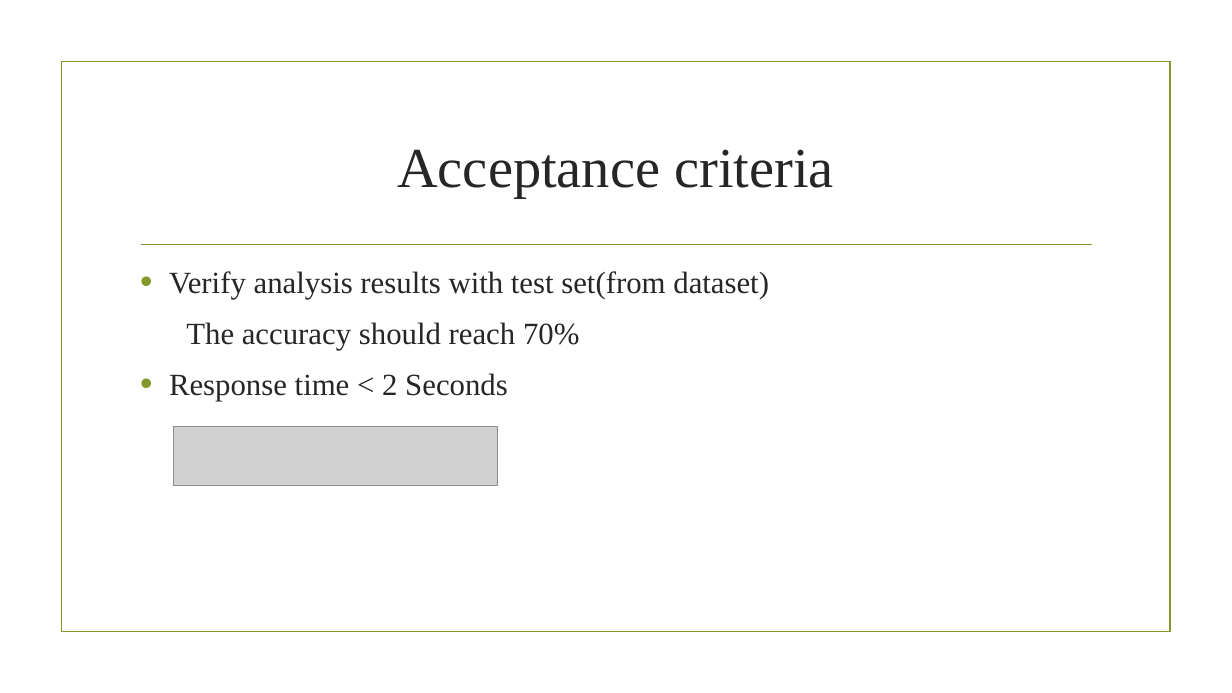
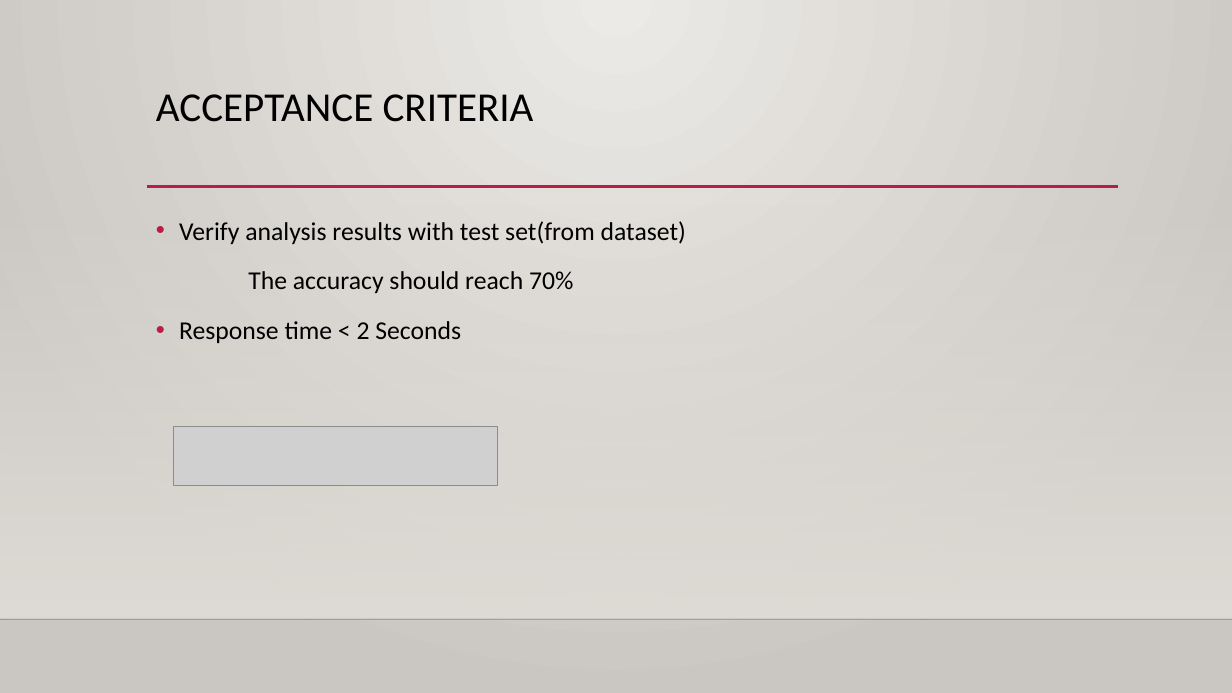
Before and after one commit to MAQI-SHI/CSYE-7200-Final-Project-Team-6, a slide deck: slide 16 of finalPresentation.pptx (slide 12 before the commit). Drawn at 1232x693 pixels with LibreOffice and Linux fonts; fonts in the diff are those of the drawing; grey boxes stand for pictures; background and template pictures are left out. Boxes give left, top, right and bottom in pixels: in the first picture for what was removed or moved away, otherwise in the second. Text is boxed around its words. In the diff, an @@ line names an element or a change of style, - is before the commit and + after.

```diff
--- a/finalPresentation.pptx
+++ b/finalPresentation.pptx
@@ background picture (left out) to gradient #ECEAE7 to #CAC7C1 @@
@@ title "ACCEPTANCE CRITERIA" at box(156, 94, 534, 122): vertical alignment middle to top @@
@@ title at box(156, 94, 534, 122): text changed; size 44 to 32 pt; font Times New Roman to Calibri; text colour #262626 to #000000 @@
-Acceptance criteria
+ACCEPTANCE CRITERIA
@@ rectangle: place and size @@
-rectangle at box(61, 62, 1170, 632)
+rectangle at box(0, 204, 1232, 619)
@@ rectangle at box(0, 204, 1232, 619): fill none to gradient #DFDBD5; outline #83992A 1.25 pt to none @@
@@ text "Verify analysis results with test ...": place and size @@
-text "Verify analysis results with test ..." at box(169, 271, 769, 401)
+text "Verify analysis results with test ..." at box(179, 221, 686, 343)
@@ text "Verify analysis results with test ..." at box(179, 221, 686, 343): size 24 to 20 pt, font Times New Roman to Calibri, text colour #262626 to #000000; indent changed; line spacing 1 to 1.2; bullet colour #83992A to #B71E42 @@
@@ line moved from (141, 245) - (1092, 245) to (147, 187) - (1118, 187) @@
@@ line (147, 187) - (1118, 187): stroke #83992A 1.25 pt to #B71E42 2.5 pt @@
@@ line added from (0, 619) to (1232, 619), #000001 1 pt @@
```
Also in this commit, not shown: 12 other slides changed, 6 slides added, 2 slides removed, 2 other files.
